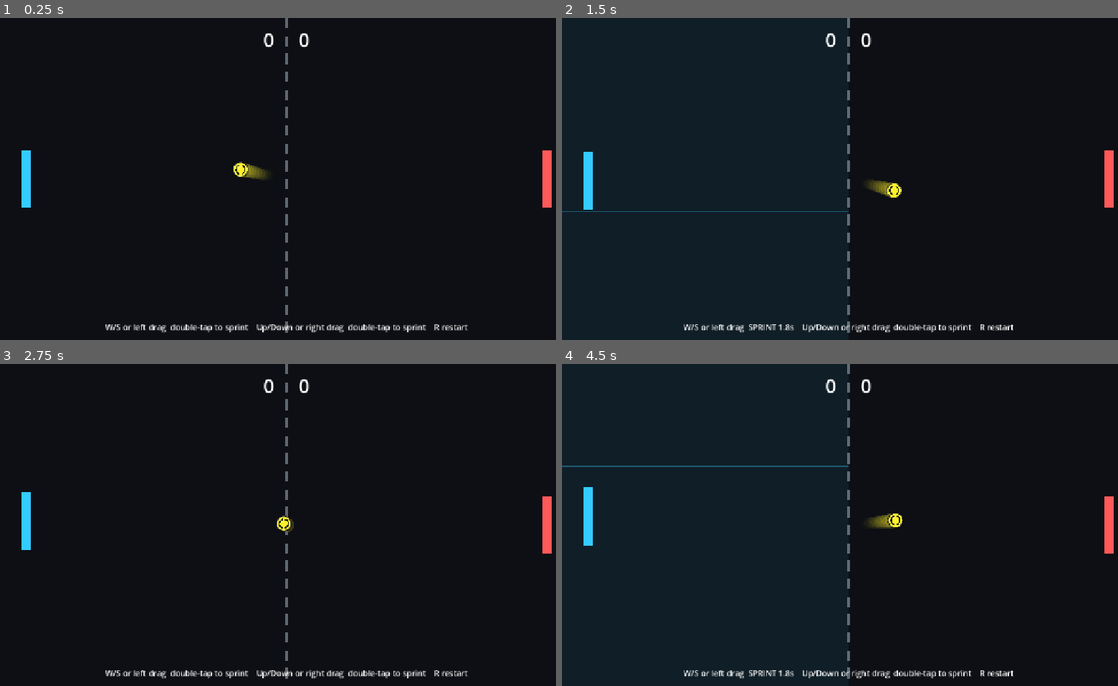
Above: before the commit, frames 1-4 (two rows, left to right).
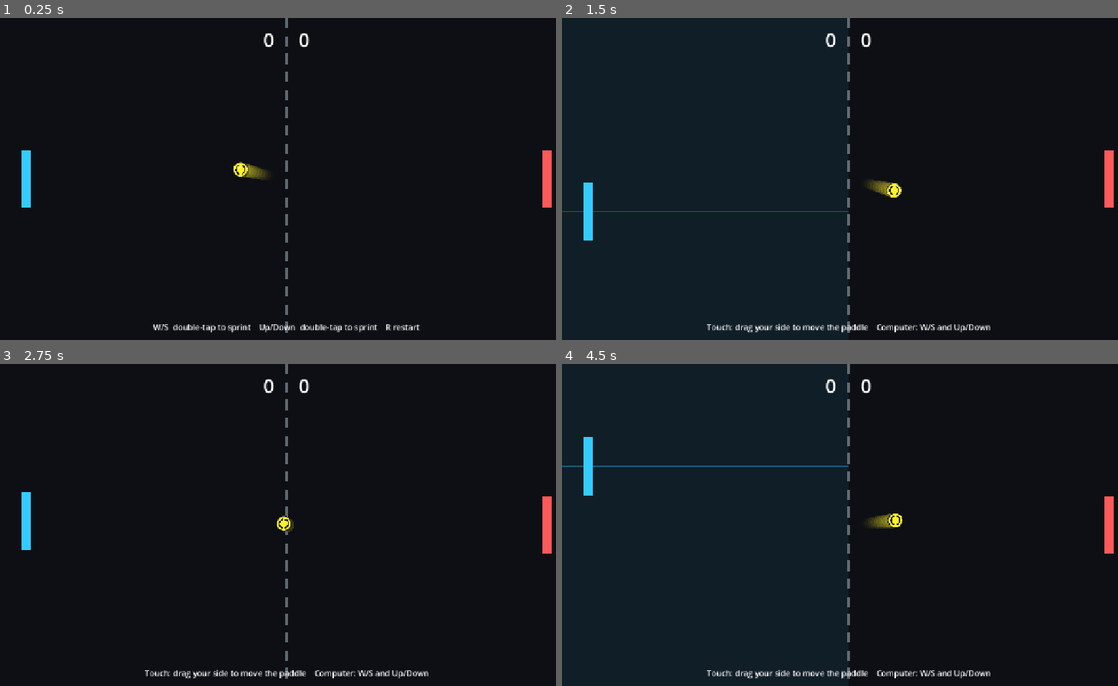
Above: after the commit, the same moments.

Repository: rekabrnalla/pong-game
Game: Godot game, scene res://scenes/main.tscn
Two runs of this game, one before a commit and one after it. Both use one fixed random seed, a clock stepped at 60 frames per second and the inputs below.
Inputs (mouse positions are in pixels of both pictures, inside the frame that each line leads up to):
- Up to frame 1 (0.25 s): no input
- Up to frame 2 (1.5 s): tap Enter at 0.5, 1.25 s; move the mouse to (973, 162) at 0.52 s; hold W 0.53-1.25 s; hold R 0.53-1.25 s; click (973, 162) at 0.67 s; drag from (734, 195) to (817, 243) at 1.27 s
- Up to frame 3 (2.75 s): tap Enter at 2 s; move the mouse to (344, 454) at 2.02 s; hold W from 2.03 s (still down); hold R from 2.03 s (still down)
- Up to frame 4 (4.5 s): release W at 2.75 s; release R at 2.75 s; tap Enter at 2.75, 3.5, 4.25 s; drag from (817, 589) to (678, 476) at 2.77 s; move the mouse to (1017, 573) at 3.52 s; hold S 3.53-4.25 s; hold R 3.53-4.25 s; drag from (678, 476) to (762, 444) at 4.27 s

The runs differ from the first frame. In frame 1, 0.9% of the frame differs, in the area x 18-85%, y 95-98%; in frame 2, 1.2%; in frame 3, 0.9%; in frame 4, 1.4%, in the area x 3-82%, y 22-98%.

Commit message:
Improve mobile paddle response

Diff:
--- a/scripts/main.gd
+++ b/scripts/main.gd
@@ -23,8 +23,6 @@
 const SPRINT_COOLDOWN_SECONDS := 5.0
 const MOTION_BLUR_POINTS := 9
 const MOTION_BLUR_ALPHA := 0.22
-const TOUCH_DEAD_ZONE := 10.0
-const TOUCH_PADDLE_CATCHUP := 1.15
 const WINNING_SCORE := 7
 
 var left_score := 0
@@ -52,6 +50,7 @@
 var right_touch_index := -1
 var left_touch_target_y := 0.0
 var right_touch_target_y := 0.0
+var touch_controls_seen := false
 var game_over := false
 
 var left_paddle: ColorRect
@@ -202,6 +201,7 @@
 
 
 func handle_touch_press(event: InputEventScreenTouch) -> void:
+	touch_controls_seen = true
 	var touch_position := event.position
 	var is_left_side := touch_position.x < SCREEN_SIZE.x / 2.0
 
@@ -210,12 +210,10 @@
 			left_touch_active = true
 			left_touch_index = event.index
 			left_touch_target_y = touch_position.y
-			check_left_sprint_tap(Time.get_ticks_msec() / 1000.0)
 		else:
 			right_touch_active = true
 			right_touch_index = event.index
 			right_touch_target_y = touch_position.y
-			check_right_sprint_tap(Time.get_ticks_msec() / 1000.0)
 	else:
 		if event.index == left_touch_index:
 			left_touch_active = false
@@ -227,6 +225,7 @@
 
 
 func handle_touch_drag(event: InputEventScreenDrag) -> void:
+	touch_controls_seen = true
 	if event.index == left_touch_index:
 		left_touch_target_y = event.position.y
 
@@ -239,20 +238,7 @@
 	check_sprint_taps()
 
 	var left_direction := 0.0
-	if Input.is_key_pressed(KEY_W):
-		left_direction -= 1.0
-	if Input.is_key_pressed(KEY_S):
-		left_direction += 1.0
-	if left_touch_active:
-		left_direction = direction_toward_touch(left_paddle, left_touch_target_y)
-
 	var right_direction := 0.0
-	if Input.is_key_pressed(KEY_UP):
-		right_direction -= 1.0
-	if Input.is_key_pressed(KEY_DOWN):
-		right_direction += 1.0
-	if right_touch_active:
-		right_direction = direction_toward_touch(right_paddle, right_touch_target_y)
 
 	var left_speed := PADDLE_SPEED
 	if left_sprint_time_left > 0.0:
@@ -262,23 +248,42 @@
 	if right_sprint_time_left > 0.0:
 		right_speed *= SPRINT_MULTIPLIER
 
-	left_paddle_velocity = left_direction * left_speed
-	right_paddle_velocity = right_direction * right_speed
-
-	left_paddle.position.y += left_paddle_velocity * delta
-	right_paddle.position.y += right_paddle_velocity * delta
+	if left_touch_active:
+		move_paddle_to_touch(left_paddle, left_touch_target_y, delta, true)
+	else:
+		if Input.is_key_pressed(KEY_W):
+			left_direction -= 1.0
+		if Input.is_key_pressed(KEY_S):
+			left_direction += 1.0
+		left_paddle_velocity = left_direction * left_speed
+		left_paddle.position.y += left_paddle_velocity * delta
+
+	if right_touch_active:
+		move_paddle_to_touch(right_paddle, right_touch_target_y, delta, false)
+	else:
+		if Input.is_key_pressed(KEY_UP):
+			right_direction -= 1.0
+		if Input.is_key_pressed(KEY_DOWN):
+			right_direction += 1.0
+		right_paddle_velocity = right_direction * right_speed
+		right_paddle.position.y += right_paddle_velocity * delta
+
 
 	left_paddle.position.y = clamp(left_paddle.position.y, 0.0, SCREEN_SIZE.y - PADDLE_SIZE.y)
 	right_paddle.position.y = clamp(right_paddle.position.y, 0.0, SCREEN_SIZE.y - PADDLE_SIZE.y)
 
 
-func direction_toward_touch(paddle: ColorRect, target_y: float) -> float:
-	var paddle_center_y := paddle.position.y + PADDLE_SIZE.y / 2.0
-	var distance := target_y - paddle_center_y
-	if abs(distance) <= TOUCH_DEAD_ZONE:
-		return 0.0
-
-	return clamp(distance / (PADDLE_SPEED * TOUCH_PADDLE_CATCHUP), -1.0, 1.0)
+func move_paddle_to_touch(paddle: ColorRect, target_y: float, delta: float, is_left_paddle: bool) -> void:
+	var old_y := paddle.position.y
+	var new_y: float = clamp(target_y - PADDLE_SIZE.y / 2.0, 0.0, SCREEN_SIZE.y - PADDLE_SIZE.y)
+	paddle.position.y = new_y
+
+	if delta > 0.0:
+		var touch_velocity := (new_y - old_y) / delta
+		if is_left_paddle:
+			left_paddle_velocity = touch_velocity
+		else:
+			right_paddle_velocity = touch_velocity
 
 
 func update_sprint_timers(delta: float) -> void:
@@ -475,7 +480,10 @@
 
 
 func update_help_text() -> void:
-	help_label.text = "W/S or left drag  " + sprint_status(left_sprint_time_left, left_sprint_cooldown_left) + "    Up/Down or right drag  " + sprint_status(right_sprint_time_left, right_sprint_cooldown_left) + "    R restart"
+	if touch_controls_seen:
+		help_label.text = "Touch: drag your side to move the paddle    Computer: W/S and Up/Down"
+	else:
+		help_label.text = "W/S  " + sprint_status(left_sprint_time_left, left_sprint_cooldown_left) + "    Up/Down  " + sprint_status(right_sprint_time_left, right_sprint_cooldown_left) + "    R restart"
 
 
 func sprint_status(sprint_time_left: float, cooldown_left: float) -> String:
Not shown, changed: README.md
